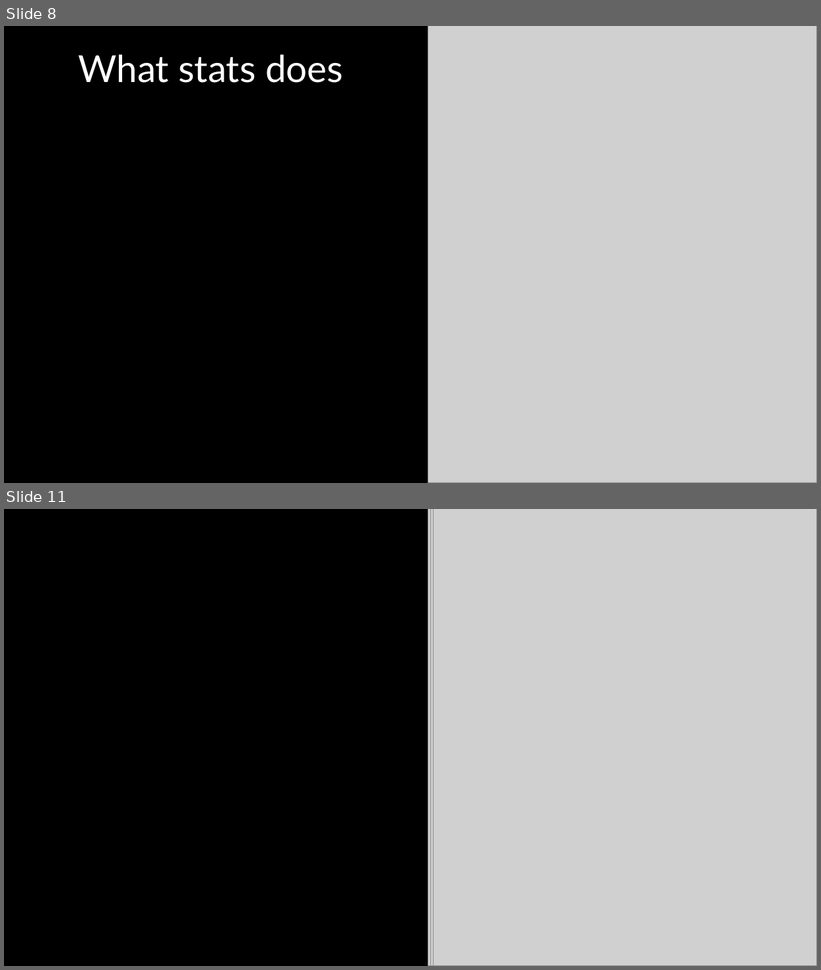
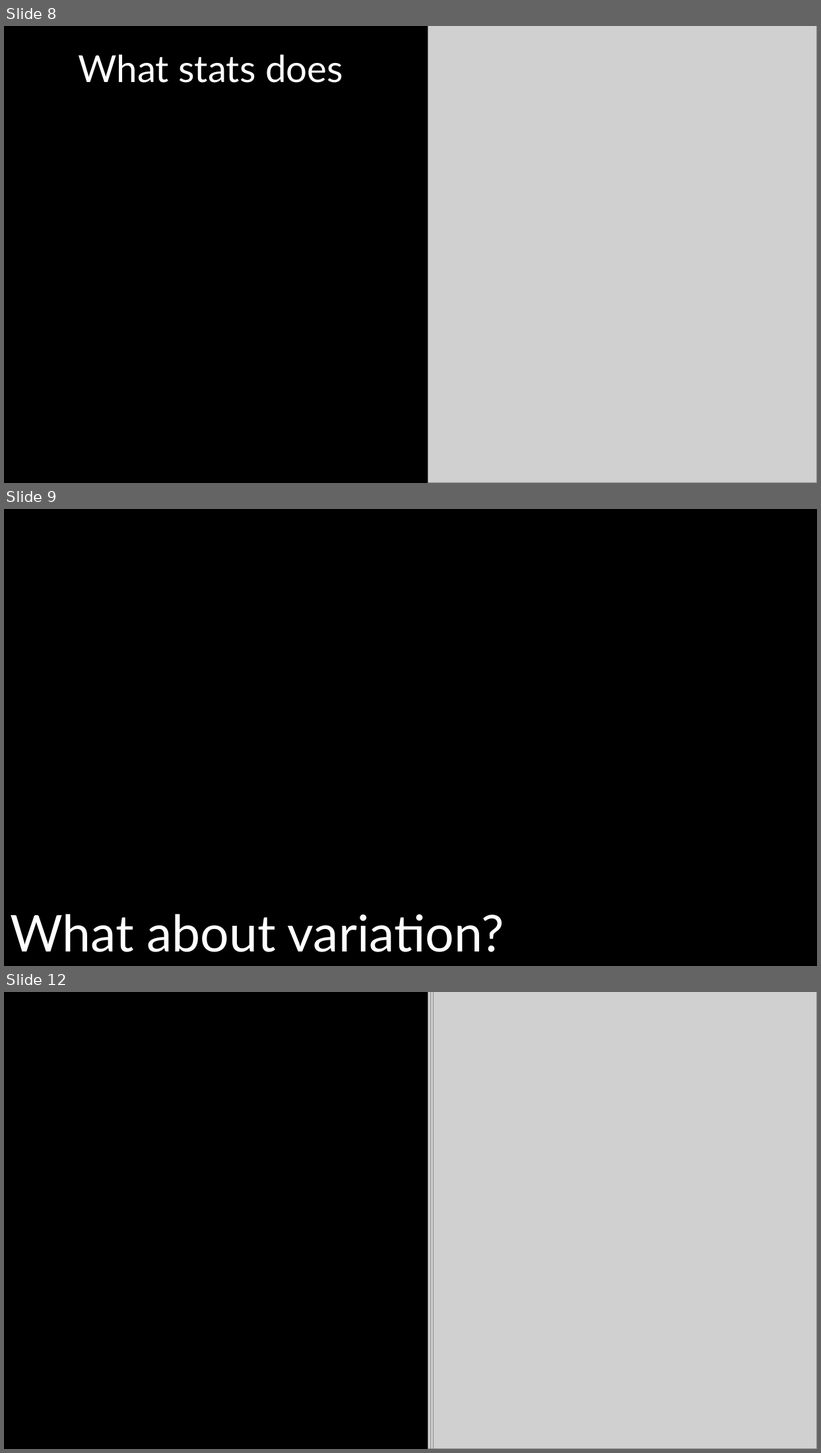
Before and after one commit to DeonRoos/stats-for-biologists, a slide deck: Lectures/Lecture 01.2 Introduction to linear models.pptx. Shown one above the other, each under a label of ours: slides 8 and 11 before the commit, slides 8, 9 and 12 after it; the slides between them are not shown. The pictures are 821x970 and 821x1453 pixels, drawn with LibreOffice and Linux fonts; fonts in the diff are those of the drawing; grey boxes stand for pictures. Boxes give left, top, right and bottom in pixels: in the first picture for what was removed or moved away, otherwise in the second. Text is boxed around its words. In the diff, an @@ line names an element or a change of style, - is before the commit and + after.

```diff
--- a/Lectures/Lecture 01.2 Introduction to linear models.pptx
+++ b/Lectures/Lecture 01.2 Introduction to linear models.pptx
@@ slide 9 added at <box>4,509,817,966</box>, background #000000 @@
@@ title added at <box>10,914,504,953</box>, 60 pt, text #FFFFFF @@
+What about variation?
@@ what was slide 11 is now slide 12 @@
```
Also in this commit, not shown: 7 slides changed, 3 other slides added, 7 slides removed, 12 other files.
